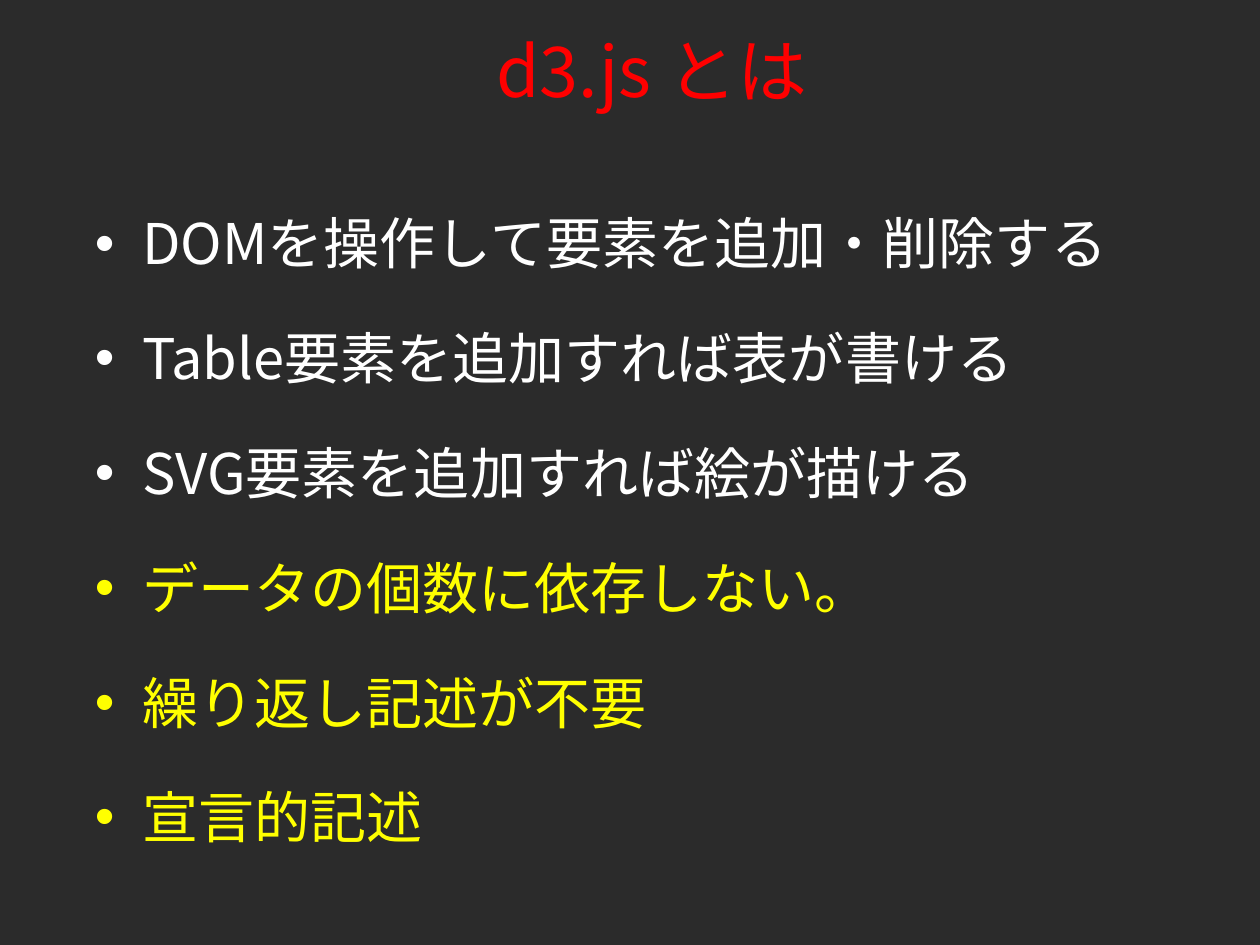
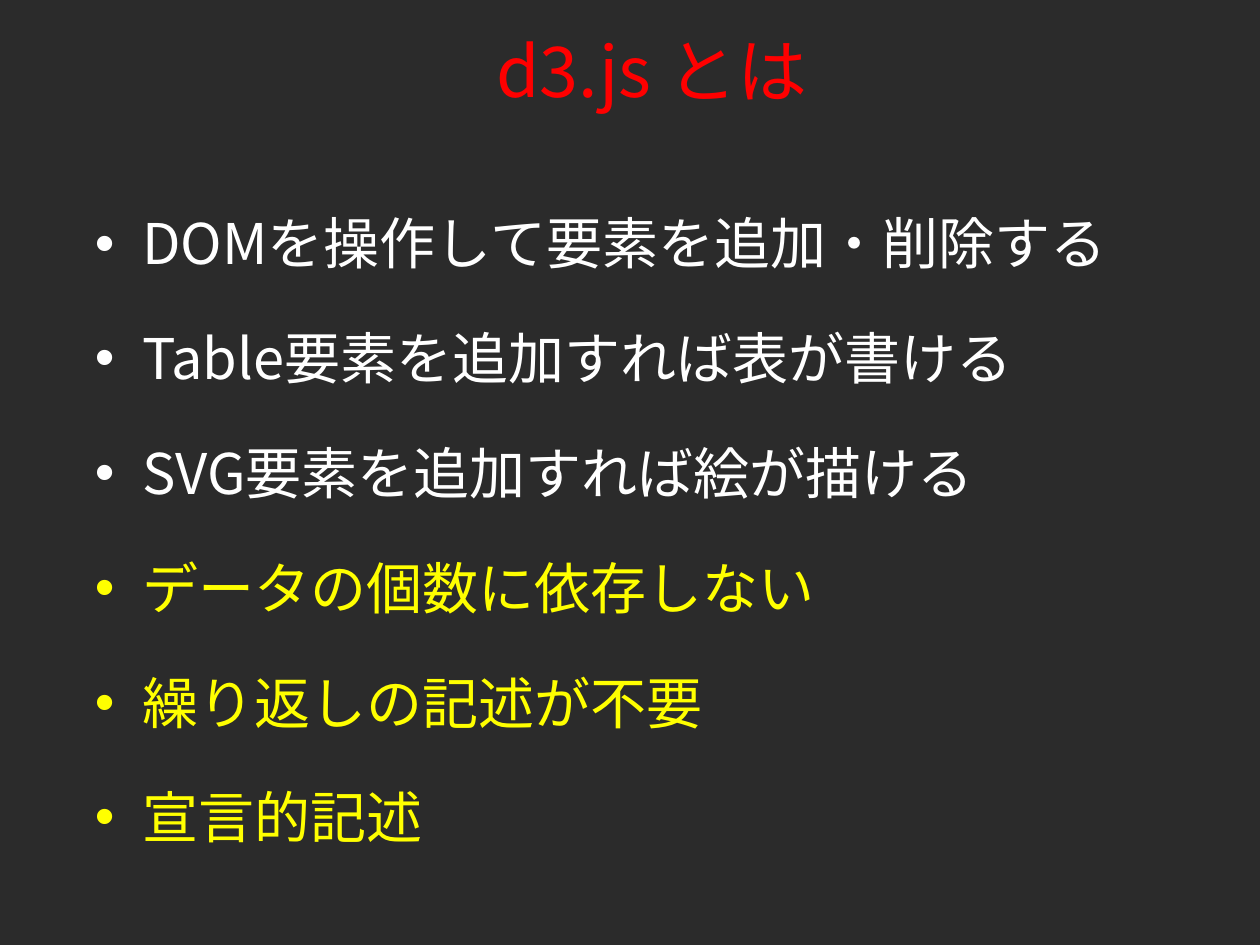
Before and after one commit to tkhrmeme/SapporoSchoolFlu, a slide deck: slide 11 of foss4g_hokkaido_2015_endo.ppt. Drawn at 1260x945 pixels with LibreOffice and Linux fonts; fonts in the diff are those of the drawing; background and template pictures are left out; a plain dark background stands for a picture behind light text. Boxes give left, top, right and bottom in pixels: in the first picture for what was removed or moved away, otherwise in the second. Text is boxed around its words. In the diff, an @@ line names an element or a change of style, - is before the commit and + after.

```diff
--- a/foss4g_hokkaido_2015_endo.ppt
+++ b/foss4g_hokkaido_2015_endo.ppt
@@ text at box(142, 561, 814, 729): text changed @@
-• データの個数に依存しない。
-• 繰り返し記述が不要
+• データの個数に依存しない
+• 繰り返しの記述が不要
```
Also in this commit, not shown: 5 other slides changed.
